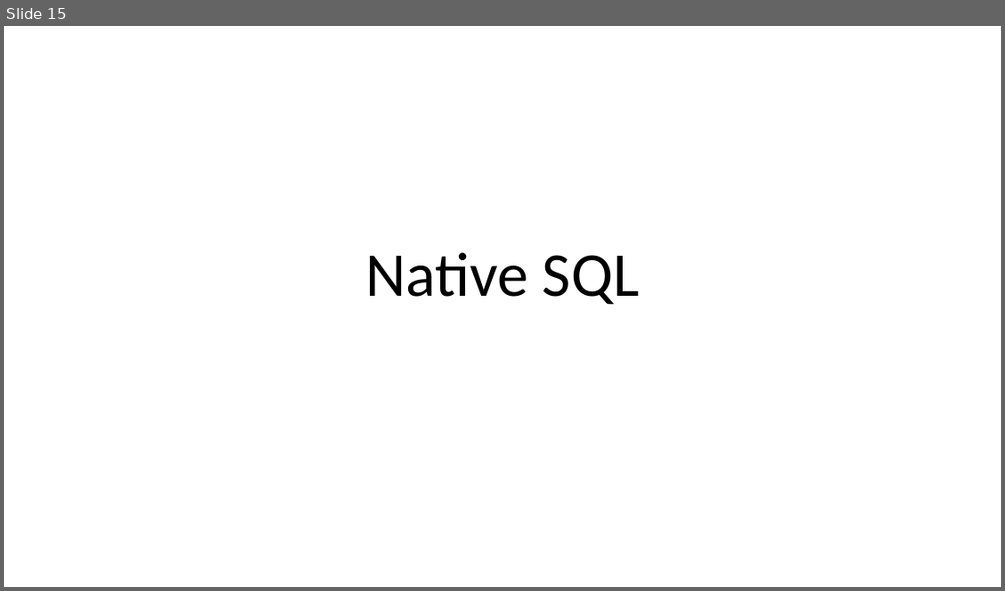
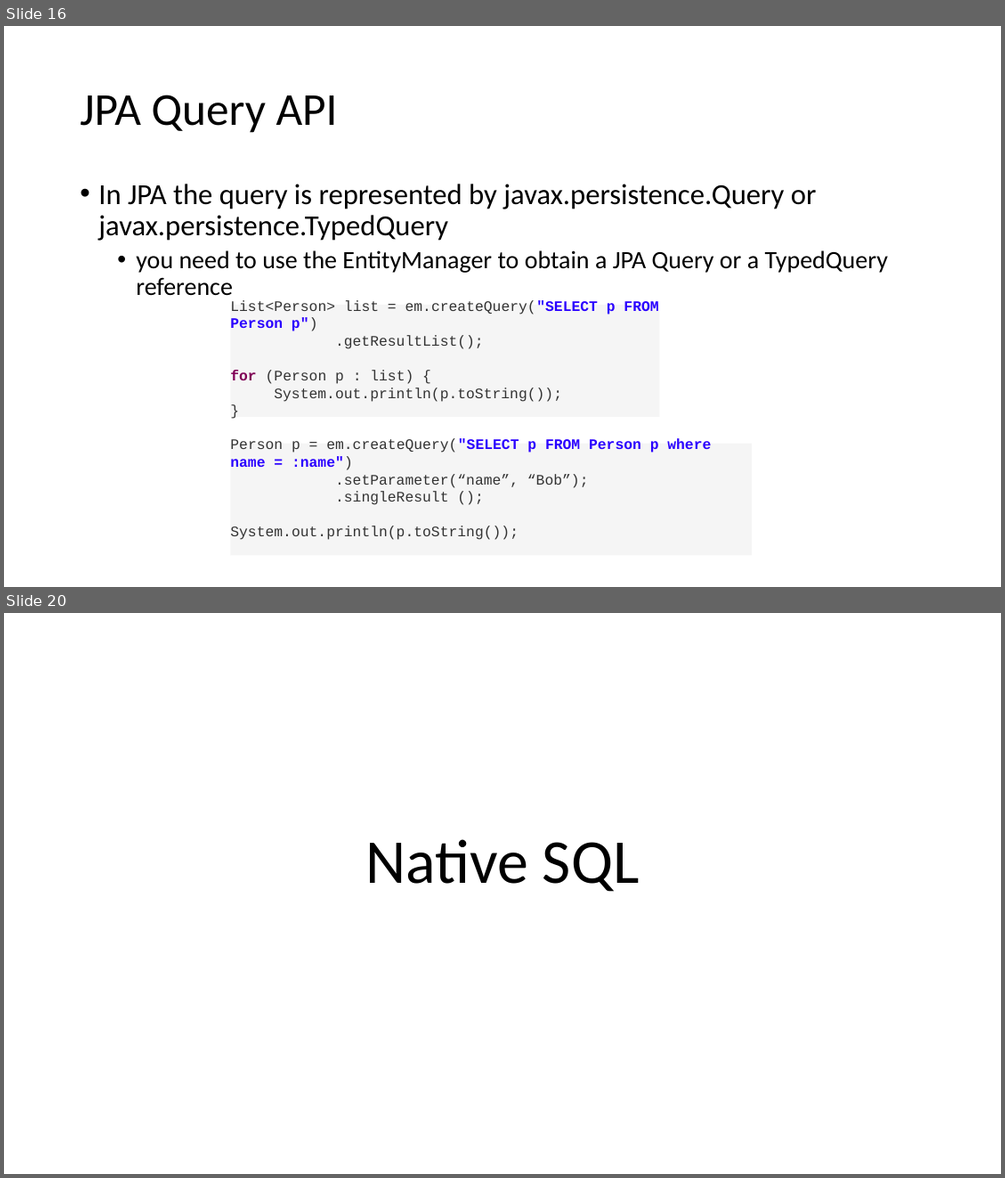
Before and after one commit to lawren43/mytest-repo, a slide deck: test-springmvc/doc/2.JPA Programming.pptx. Shown one above the other, each under a label of ours: slide 15 before the commit, slides 16 and 20 after it; the slides between them are not shown. The pictures are 1005x591 and 1005x1178 pixels, drawn with LibreOffice and Linux fonts; fonts in the diff are those of the drawing. Boxes give left, top, right and bottom in pixels: in the first picture for what was removed or moved away, otherwise in the second. Text is boxed around its words. In the diff, an @@ line names an element or a change of style, - is before the commit and + after.

```diff
--- a/test-springmvc/doc/2.JPA Programming.pptx
+++ b/test-springmvc/doc/2.JPA Programming.pptx
@@ slide 16 added at box(4, 26, 1001, 587), background #FFFFFF @@
@@ title added at box(80, 95, 338, 133), 44 pt, text #000000 @@
+JPA Query API
@@ text added at box(98, 184, 888, 296), 28 pt, text #000000 @@
+• In JPA the query is represented by javax.persistence.Query or javax.persistence.TypedQuery
+  • you need to use the EntityManager to obtain a JPA Query or a TypedQuery reference
@@ rectangle added at box(231, 305, 660, 417), fill #F5F5F5, 14 pt, text #333333 @@
+List<Person> list = em.createQuery("SELECT p FROM Person p")
+.getResultList();
+for (Person p : list) {
+System.out.println(p.toString());
+}
@@ rectangle added at box(231, 443, 752, 556), fill #F5F5F5, 14 pt, text #333333 @@
+Person p = em.createQuery("SELECT p FROM Person p where name = :name")
+.setParameter(“name”, “Bob”);
+.singleResult ();
+System.out.println(p.toString());
@@ what was slide 15 is now slide 20 @@
```
Also in this commit, not shown: 1 slide changed, 8 other slides added, 12 slides removed, 7 other files.
